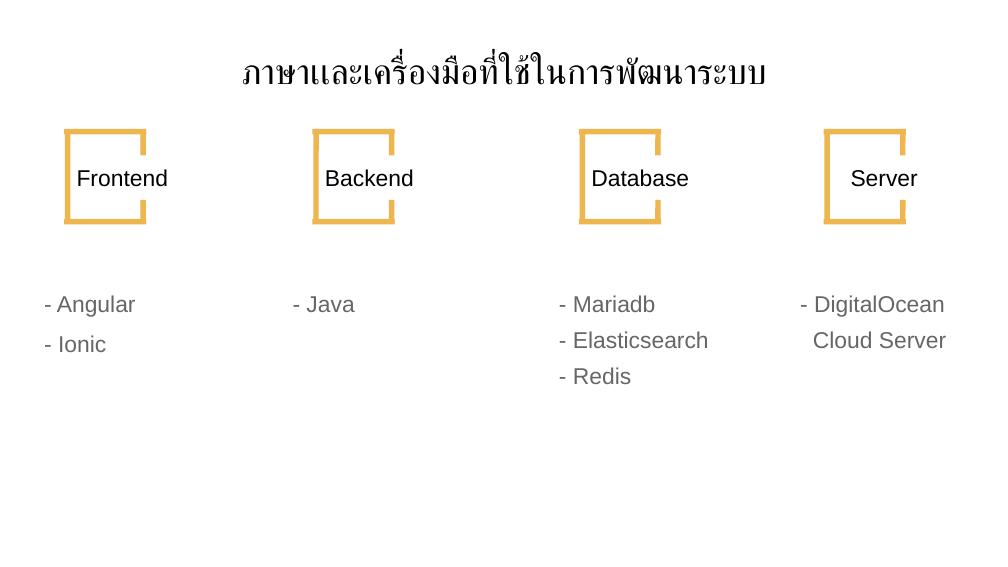
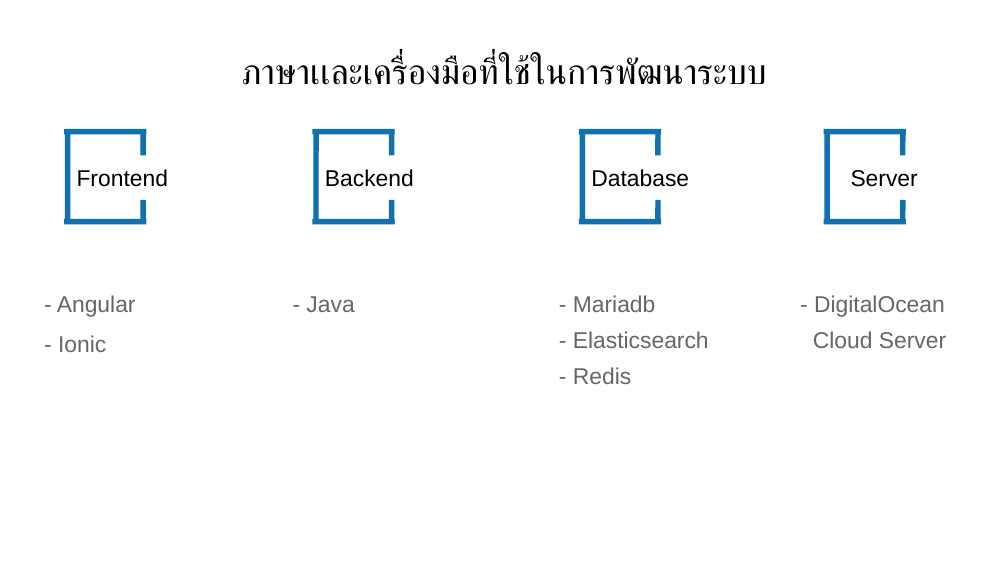
Before and after one commit to mandarinkb/project-final-document, a slide deck: slide 4 of presentation/slide-presentation.odp (slide 3 before the commit). Drawn at 1008x567 pixels with LibreOffice and Linux fonts; fonts in the diff are those of the drawing; background and template pictures are left out. Boxes give left, top, right and bottom in pixels: in the first picture for what was removed or moved away, otherwise in the second. Text is boxed around its words. In the diff, an @@ line names an element or a change of style, - is before the commit and + after.

Commit message:
update slide v0.3

```diff
--- a/presentation/slide-presentation.odp
+++ b/presentation/slide-presentation.odp
@@ line (64, 132) - (146, 132): stroke #EEB64E 4.31 pt to #0F71AF 4.31 pt @@
@@ line (68, 221) - (68, 132): stroke #EEB64E 4.31 pt to #0F71AF 4.31 pt @@
@@ line (144, 155) - (144, 132): stroke #EEB64E 4.31 pt to #0F71AF 4.31 pt @@
@@ line (313, 132) - (395, 132): stroke #EEB64E 4.31 pt to #0F71AF 4.31 pt @@
@@ line (316, 221) - (316, 132): stroke #EEB64E 4.31 pt to #0F71AF 4.31 pt @@
@@ line (391, 155) - (391, 132): stroke #EEB64E 4.31 pt to #0F71AF 4.31 pt @@
@@ line (579, 132) - (661, 132): stroke #EEB64E 4.31 pt to #0F71AF 4.31 pt @@
@@ line (583, 221) - (583, 132): stroke #EEB64E 4.31 pt to #0F71AF 4.31 pt @@
@@ line (659, 155) - (659, 132): stroke #EEB64E 4.31 pt to #0F71AF 4.31 pt @@
@@ line (824, 132) - (906, 132): stroke #EEB64E 4.31 pt to #0F71AF 4.31 pt @@
@@ line (828, 221) - (828, 132): stroke #EEB64E 4.31 pt to #0F71AF 4.31 pt @@
@@ line (903, 155) - (903, 132): stroke #EEB64E 4.31 pt to #0F71AF 4.31 pt @@
@@ line (144, 224) - (144, 200): stroke #EEB64E 4.31 pt to #0F71AF 4.31 pt @@
@@ line (391, 224) - (391, 200): stroke #EEB64E 4.31 pt to #0F71AF 4.31 pt @@
@@ line (659, 224) - (659, 200): stroke #EEB64E 4.31 pt to #0F71AF 4.31 pt @@
@@ line (903, 224) - (903, 200): stroke #EEB64E 4.31 pt to #0F71AF 4.31 pt @@
@@ line (64, 221) - (146, 221): stroke #EEB64E 4.31 pt to #0F71AF 4.31 pt @@
@@ line (313, 221) - (395, 221): stroke #EEB64E 4.31 pt to #0F71AF 4.31 pt @@
@@ line (579, 221) - (661, 221): stroke #EEB64E 4.31 pt to #0F71AF 4.31 pt @@
@@ line (824, 221) - (906, 221): stroke #EEB64E 4.31 pt to #0F71AF 4.31 pt @@
```
Also in this commit, not shown: 2 other slides changed, 5 slides added, 16 other files.
